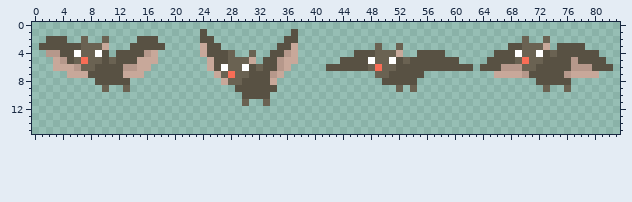
Sprite sheet, stored at img/bat.png. The picture above is the old version.
The file is 84x16 pixels.
Now the later version:
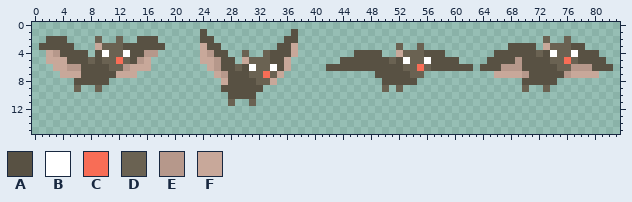
Palette (. is transparent): A #585143  B #ffffff  C #f86d56  D #6a6252  E #b6988b  F #c8a89a
From the commit log: bat picture corrected
What changed:
{"y":2,"x":7,"old":"D","new":"."}
{"y":2,"x":9,"old":".D","new":"D."}
{"y":2,"x":12,"old":".","new":"D"}
{"y":2,"x":70,"old":"D","new":"."}
{"y":2,"x":76,"old":".","new":"D"}
{"y":3,"x":6,"old":"ADDDF...","new":"...FDDDA"}
{"y":3,"x":49,"old":"D","new":"."}
{"y":3,"x":55,"old":".","new":"D"}
{"y":3,"x":70,"old":"DDD","new":"AA."}
{"y":3,"x":74,"old":".AA","new":"DDD"}
{"y":4,"x":2,"old":"E","new":"F"}
{"y":4,"x":6,"old":"BDDBA.AA","new":"AA.ABDDB"}
{"y":4,"x":17,"old":"F","new":"E"}
{"y":4,"x":25,"old":"A","new":"E"}
{"y":4,"x":28,"old":"D","new":"."}
{"y":4,"x":30,"old":".D","new":"D."}
{"y":4,"x":33,"old":".","new":"D"}
{"y":4,"x":36,"old":"E","new":"A"}
{"y":4,"x":49,"old":"DDD","new":"A.."}
{"y":4,"x":53,"old":"..A","new":"DDD"}
{"y":4,"x":69,"old":"BDDB","new":"AAAD"}
{"y":4,"x":74,"old":"DAAA","new":"BDDB"}
{"y":5,"x":2,"old":".","new":"F"}
{"y":5,"x":4,"old":"E","new":"F"}
{"y":5,"x":6,"old":"DC","new":"AA"}
{"y":5,"x":9,"old":"DA","new":"AD"}
{"y":5,"x":12,"old":"AA","new":"CD"}
{"y":5,"x":15,"old":"F","new":"E"}
{"y":5,"x":17,"old":"F","new":"."}
{"y":5,"x":24,"old":".","new":"F"}
{"y":5,"x":26,"old":"A","new":"E"}
{"y":5,"x":28,"old":"DDDF.A","new":"A.FDDD"}
{"y":5,"x":35,"old":"E","new":"A"}
{"y":5,"x":37,"old":"F","new":"."}
{"y":5,"x":48,"old":"BDDB","new":"AAAD"}
{"y":5,"x":53,"old":"DAAA","new":"BDDB"}
{"y":5,"x":69,"old":"DCDD","new":"EAAA"}
{"y":5,"x":74,"old":"AAAE","new":"DDCD"}
{"y":6,"x":5,"old":"F","new":"E"}
{"y":6,"x":7,"old":"DD","new":"AA"}
{"y":6,"x":11,"old":"AA","new":"DD"}
{"y":6,"x":14,"old":"E","new":"F"}
{"y":6,"x":26,"old":"ABD","new":"EAA"}
{"y":6,"x":30,"old":"BA","new":"AB"}
{"y":6,"x":33,"old":"AAE","new":"DBA"}
{"y":6,"x":48,"old":"DCDD","new":"AAAA"}
{"y":6,"x":53,"old":"AAAA","new":"DDCD"}
{"y":6,"x":70,"old":"DD","new":"AA"}
{"y":6,"x":75,"old":"AA","new":"DD"}
{"y":7,"x":4,"old":".","new":"F"}
{"y":7,"x":7,"old":"F","new":"A"}
{"y":7,"x":12,"old":"A","new":"F"}
{"y":7,"x":15,"old":"F","new":"."}
{"y":7,"x":27,"old":"DCDDAAAE","new":"EAAADDCD"}
{"y":7,"x":49,"old":"DD","new":"AA"}
{"y":7,"x":54,"old":"AA","new":"DD"}
{"y":8,"x":6,"old":"...","new":"AAA"}
{"y":8,"x":11,"old":"AAA","new":"..."}
{"y":8,"x":28,"old":"DD","new":"AA"}
{"y":8,"x":32,"old":"AA","new":"DD"}
{"y":8,"x":70,"old":"..","new":"AA"}
{"y":8,"x":75,"old":"AA","new":".."}
{"y":9,"x":6,"old":".","new":"D"}
{"y":9,"x":9,"old":".D","new":"D."}
{"y":9,"x":13,"old":"D","new":"."}
{"y":9,"x":27,"old":"..","new":"AA"}
{"y":9,"x":33,"old":"AA","new":".."}
{"y":9,"x":50,"old":".","new":"D"}
{"y":9,"x":54,"old":"D","new":"."}
{"y":9,"x":70,"old":".","new":"D"}
{"y":9,"x":76,"old":"D","new":"."}
{"y":10,"x":28,"old":"..","new":"AA"}
{"y":10,"x":32,"old":"AA","new":".."}
{"y":11,"x":28,"old":".","new":"D"}
{"y":11,"x":30,"old":"D.","new":".D"}
{"y":11,"x":33,"old":"D","new":"."}
{"label":"changed","picture_box":[46,36,158,92]}
{"label":"changed","picture_box":[515,36,578,92]}
{"label":"changed","picture_box":[368,43,431,92]}
{"label":"changed","picture_box":[200,50,298,106]}
